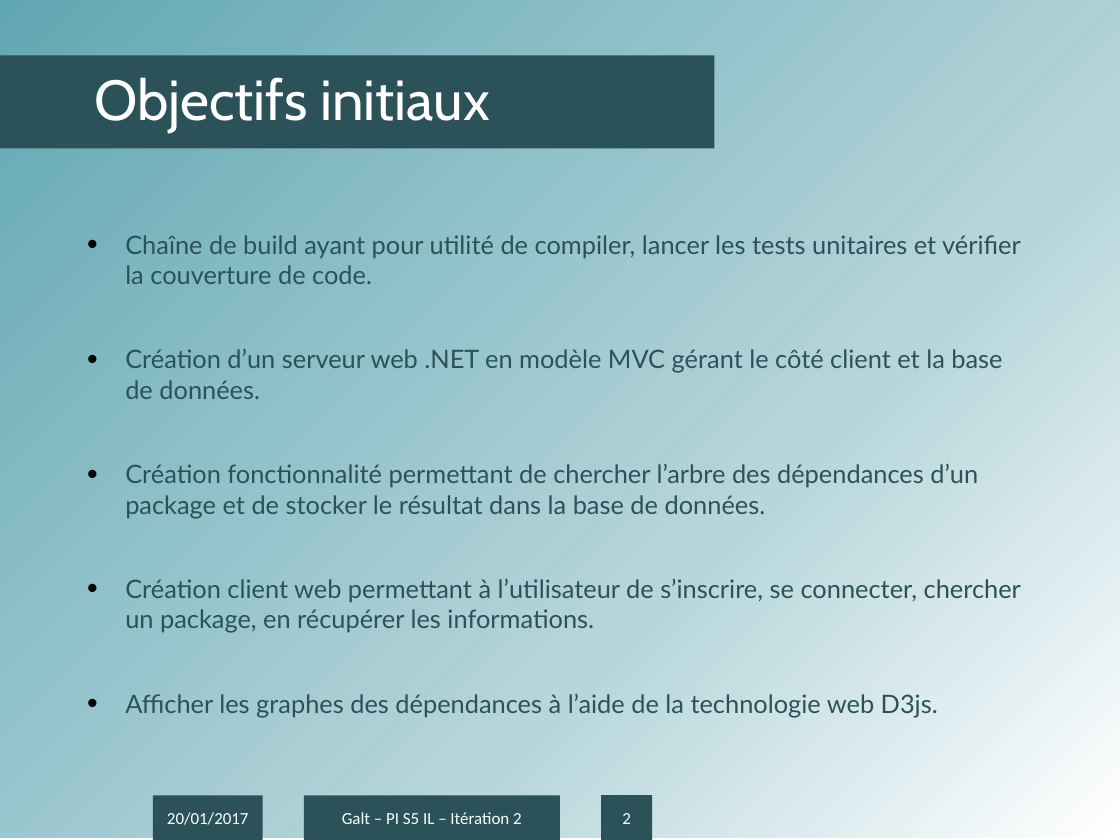
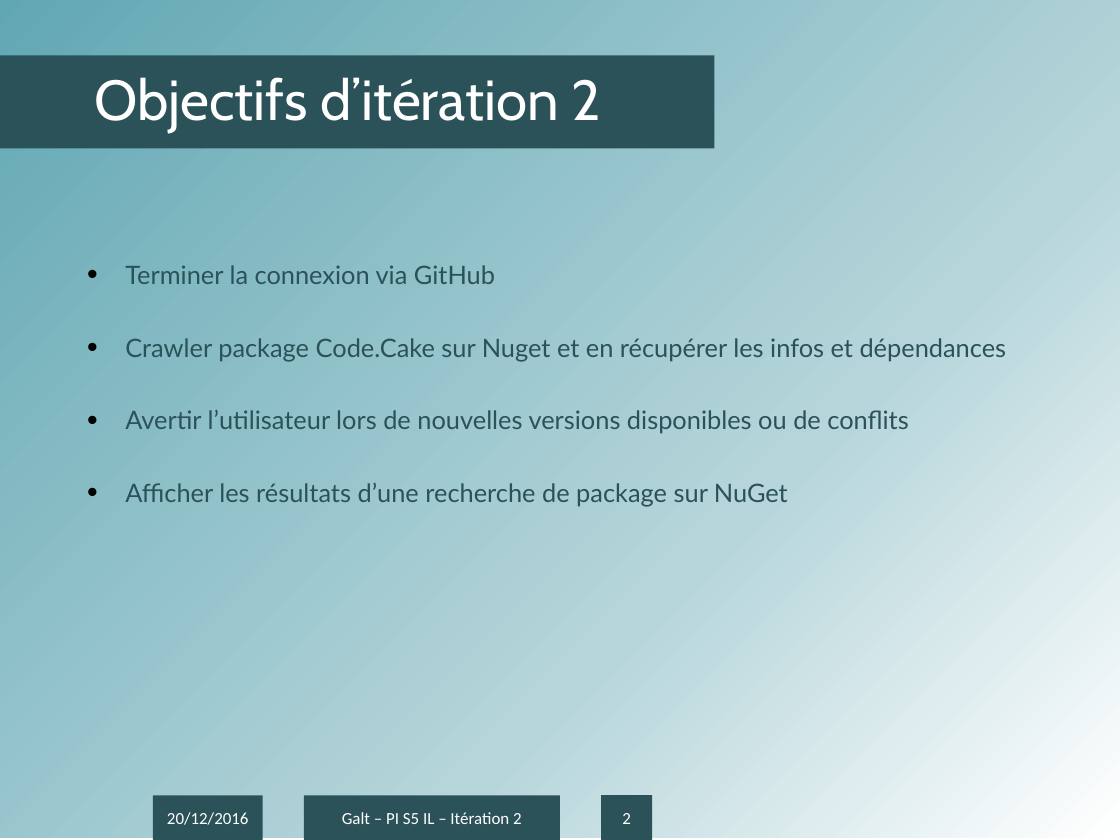
Before and after one commit to antonin-charrier/Project-Galt, a slide deck: slide 2 of Itérations/Présentation IT2.pptx. Drawn at 1120x840 pixels with LibreOffice and Linux fonts; fonts in the diff are those of the drawing; background and template pictures are left out. Boxes give left, top, right and bottom in pixels: in the first picture for what was removed or moved away, otherwise in the second. Text is boxed around its words. In the diff, an @@ line names an element or a change of style, - is before the commit and + after.

```diff
--- a/Itérations/Présentation IT2.pptx
+++ b/Itérations/Présentation IT2.pptx
@@ title at (x1=94, y1=77, x2=601, y2=133): text changed @@
-Objectifs initiaux
+Objectifs d’itération 2
@@ text at (x1=125, y1=265, x2=1007, y2=506): text changed @@
-• Chaîne de build ayant pour utilité de compiler, lancer les tests unitaires et vérifier la couverture de code.
-• Création d’un serveur web .NET en modèle MVC gérant le côté client et la base de données.
-• Création fonctionnalité permettant de chercher l’arbre des dépendances d’un package et de stocker le résultat dans la base de données.
-• Création client web permettant à l’utilisateur de s’inscrire, se connecter, chercher un package, en récupérer les informations.
-• Afficher les graphes des dépendances à l’aide de la technologie web D3js.
+• Terminer la connexion via GitHub
+• Crawler package Code.Cake sur Nuget et en récupérer les infos et dépendances
+• Avertir l’utilisateur lors de nouvelles versions disponibles ou de conflits
+• Afficher les résultats d’une recherche de package sur NuGet
@@ text in rectangle at (x1=167, y1=812, x2=249, y2=825): text changed @@
-20/01/2017
+20/12/2016
```
Also in this commit, not shown: 4 other slides changed, 3 slides added, 1 other file.
